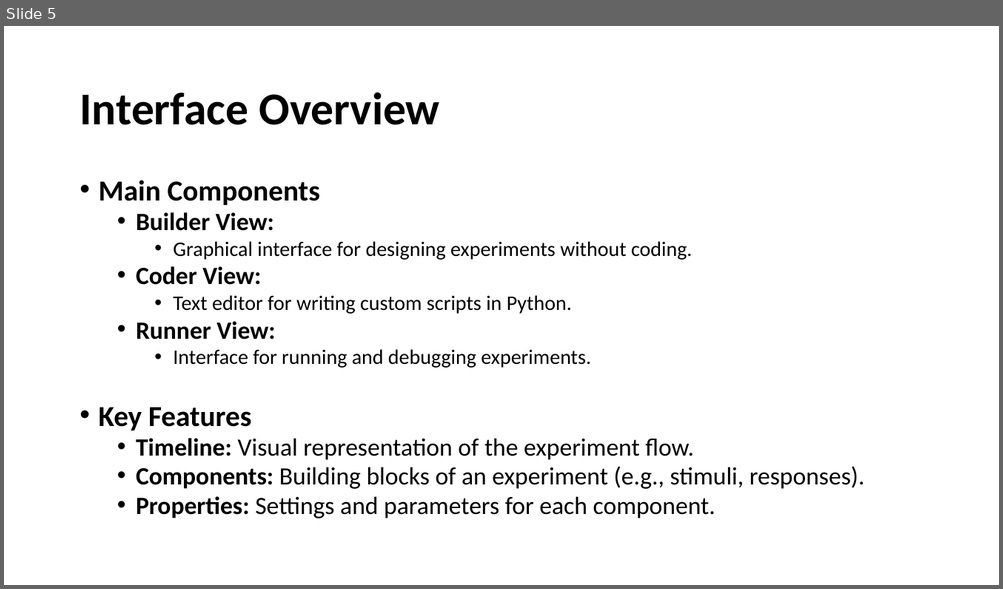
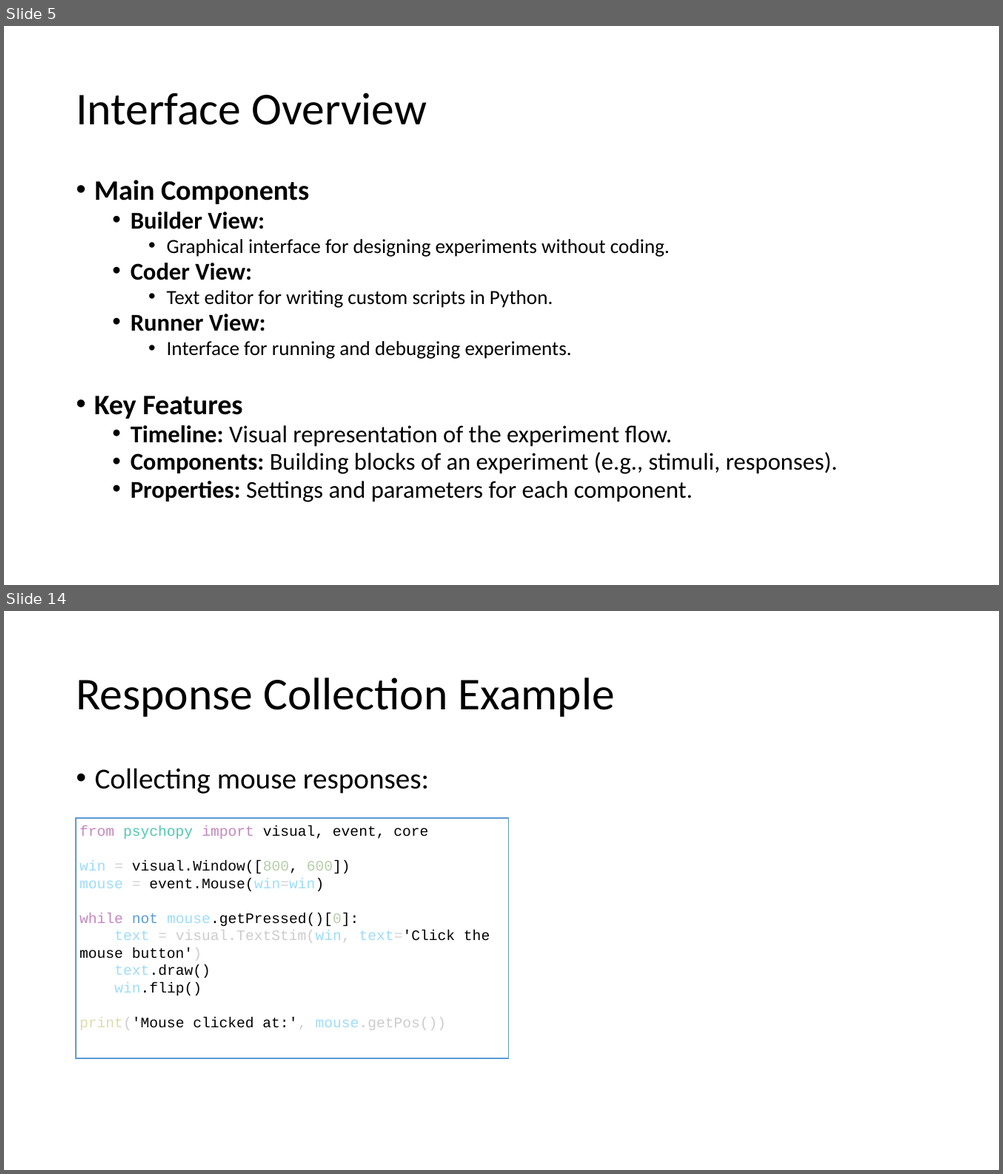
Before and after one commit to caggursoy/PsychoPy-Intro-Course, a slide deck: intro-psychopy/part2.pptx. Shown one above the other, each under a label of ours: slide 5 before the commit, slides 5 and 14 after it; the slides between them are not shown. The pictures are 1003x589 and 1003x1174 pixels, drawn with LibreOffice and Linux fonts; fonts in the diff are those of the drawing. Boxes give left, top, right and bottom in pixels: in the first picture for what was removed or moved away, otherwise in the second. Text is boxed around its words. In the diff, an @@ line names an element or a change of style, - is before the commit and + after.

```diff
--- a/intro-psychopy/part2.pptx
+++ b/intro-psychopy/part2.pptx
@@ slide 14 added at (4, 611, 999, 1170), background #FFFFFF @@
@@ title added at (76, 678, 614, 717), 44 pt, text #000000 @@
+Response Collection Example
@@ text added at (95, 768, 429, 794), 28 pt, text #000000 @@
+• Collecting mouse responses:
@@ rectangle added at (76, 818, 509, 1059), fill #FFFFFF, outline #5B9BD5 1 pt, 14 pt, text #000000 @@
+from psychopy import visual, event, core
+win = visual.Window([800, 600])
+mouse = event.Mouse(win=win)
+while not mouse.getPressed()[0]:
+text = visual.TextStim(win, text='Click the mouse button')
+text.draw()
+win.flip()
+print('Mouse clicked at:', mouse.getPos())
@@ slide 5 changed as well @@
@@ title "Interface Overview" at (76, 93, 427, 125): bold off @@
@@ text "Main Components" at (94, 180, 837, 503): size 28 to 27.2 pt in "Main Components", "Key Features"; size 24 to 23.3 pt in "Builder View:", "Coder View:", "Runner View:", "Timeline: Visual representation of the experiment flow." and 2 more places; size 20 to 19.4 pt in "Graphical interface for designing experiments without coding ...", "Text editor for writing custom scripts in ...", "Interface for running and debugging experiments."; indent changed; line spacing 0.8 to 0.81; less space between paragraphs @@
```
Also in this commit, not shown: 6 other slides changed, 12 other slides added, 1 other file.
